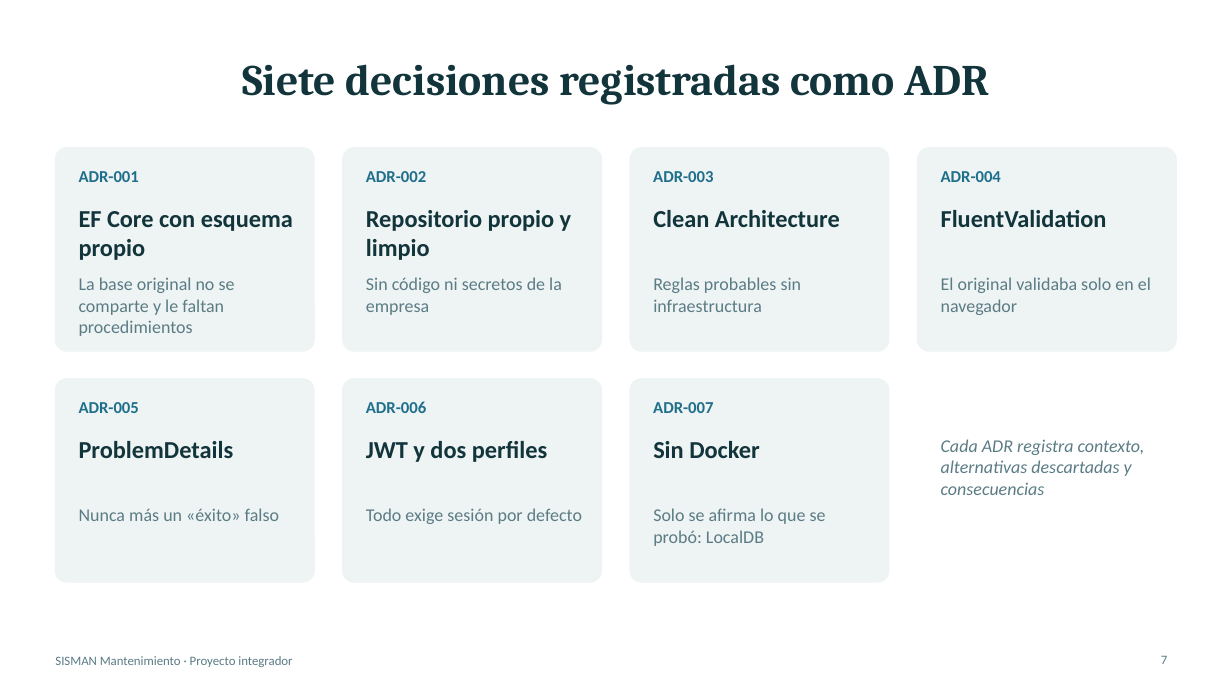
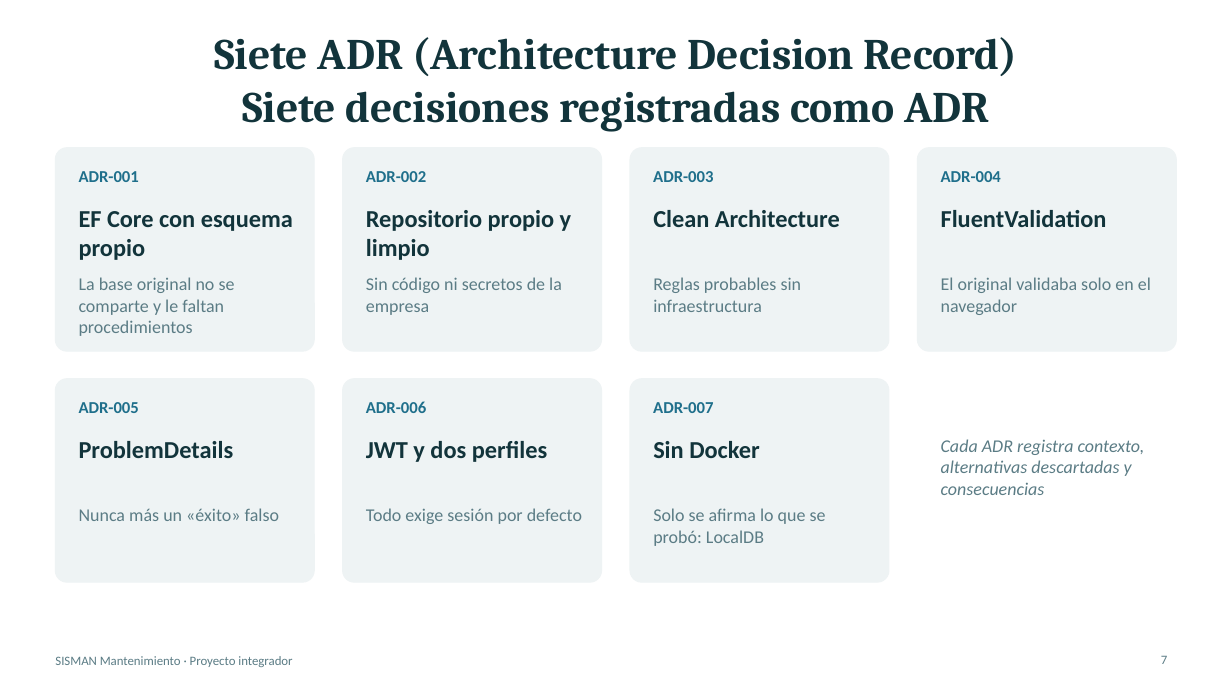
Before and after one commit to AngelHermozaSalasEDP/sisman-mantenimiento, a slide deck: slide 7 of docs/presentacion.pptx. Drawn at 1232x693 pixels with LibreOffice and Linux fonts; fonts in the diff are those of the drawing. Boxes give left, top, right and bottom in pixels: in the first picture for what was removed or moved away, otherwise in the second. Text is boxed around its words. In the diff, an @@ line names an element or a change of style, - is before the commit and + after.

```diff
--- a/docs/presentacion.pptx
+++ b/docs/presentacion.pptx
@@ title at bbox=[214, 37, 1018, 132]: text changed @@
-Siete decisiones registradas como ADR
+Siete ADR (Architecture Decision Record)
+Siete decisiones registradas como ADR
```
Also in this commit, not shown: 7 other slides changed, 1 other file.
